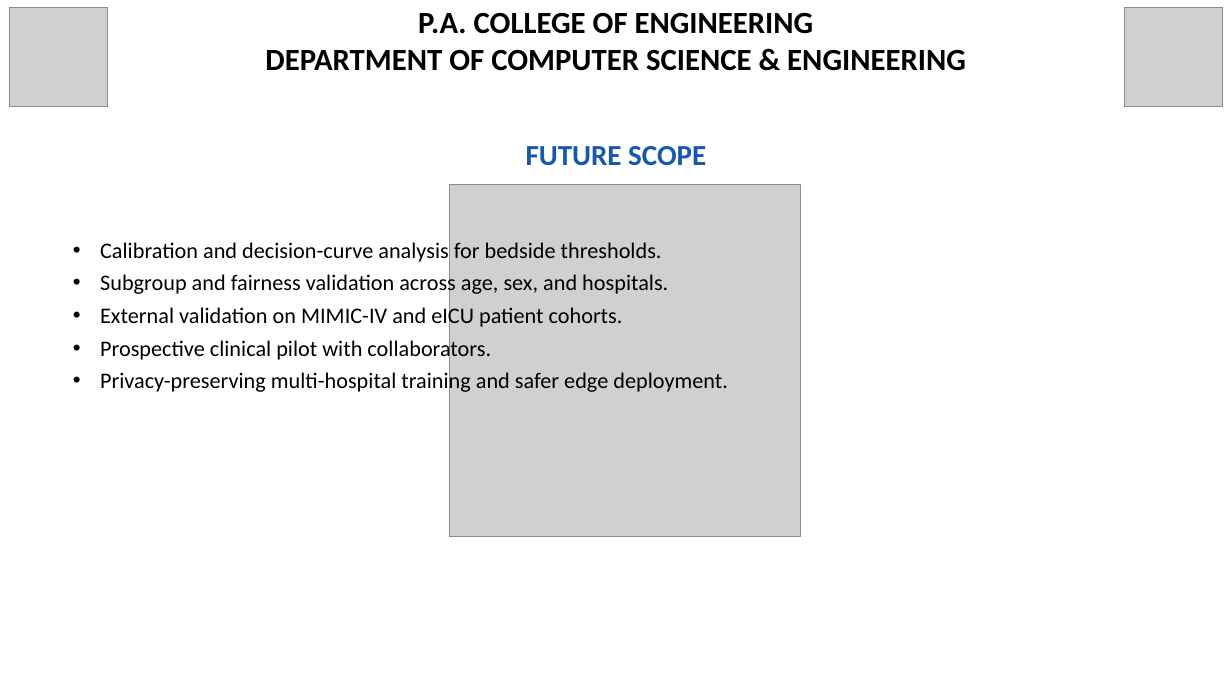
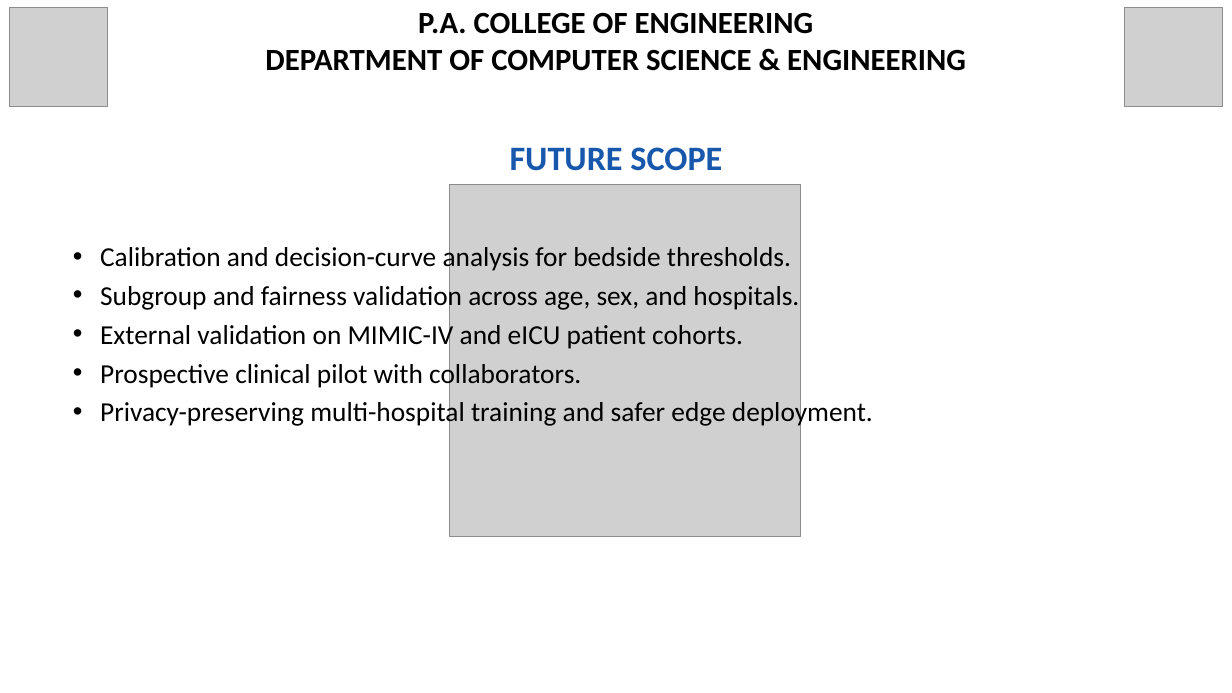
Before and after one commit to Dinaltium/SynCura, a slide deck: slide 13 of ppt/SynCura_Deck_V3_FINAL.pptx. Drawn at 1232x693 pixels with LibreOffice and Linux fonts; fonts in the diff are those of the drawing; grey boxes stand for pictures. Boxes give left, top, right and bottom in pixels: in the first picture for what was removed or moved away, otherwise in the second. Text is boxed around its words. In the diff, an @@ line names an element or a change of style, - is before the commit and + after.

Commit message:
adjust deck fonts and alignment

```diff
--- a/ppt/SynCura_Deck_V3_FINAL.pptx
+++ b/ppt/SynCura_Deck_V3_FINAL.pptx
@@ text "FUTURE SCOPE" at [510, 147, 722, 171]: size 34 to 40 pt @@
@@ text "Calibration and decision-curve analysis for ..." at [100, 243, 873, 428]: size 26 to 32 pt @@
```
Also in this commit, not shown: 12 other slides changed.
